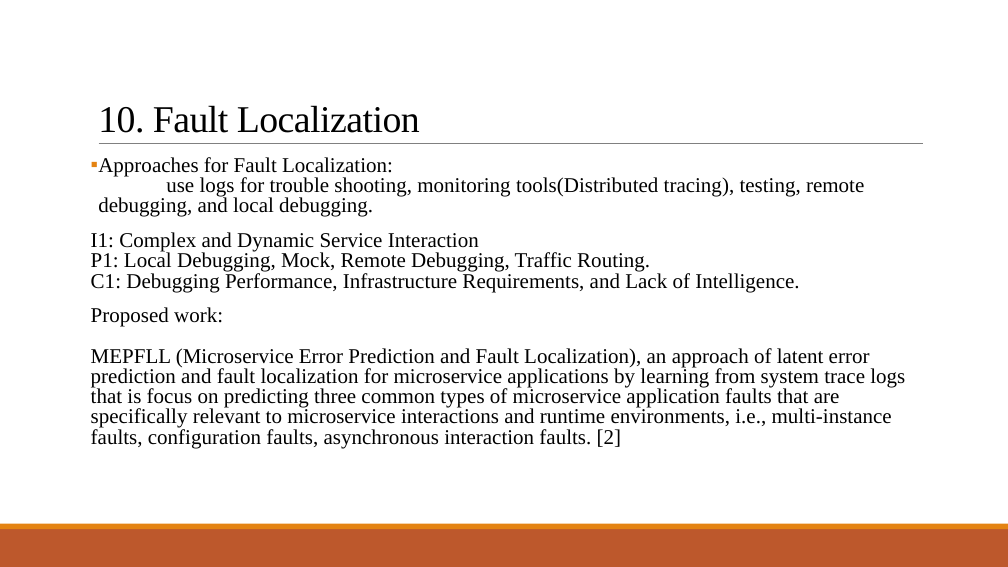
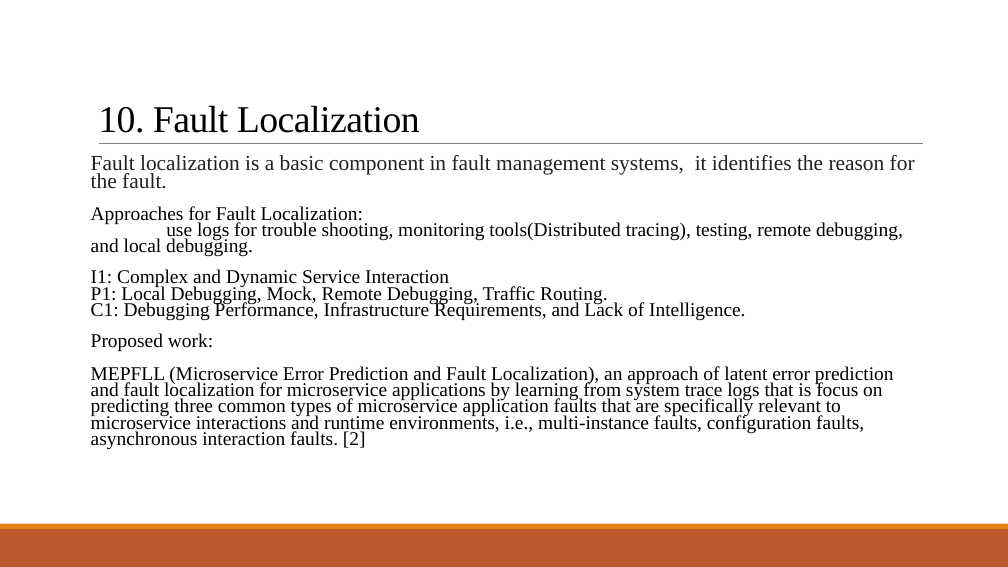
Before and after one commit to Ravishka123/Lectures_And_Talks, a slide deck: slide 30 of An Introduction to Microservices/An Introduction to Microservices.pptx (slide 20 before the commit). Drawn at 1008x567 pixels with LibreOffice and Linux fonts; fonts in the diff are those of the drawing. Boxes give left, top, right and bottom in pixels: in the first picture for what was removed or moved away, otherwise in the second. Text is boxed around its words. In the diff, an @@ line names an element or a change of style, - is before the commit and + after.

```diff
--- a/An Introduction to Microservices/An Introduction to Microservices.pptx
+++ b/An Introduction to Microservices/An Introduction to Microservices.pptx
@@ text at [91,155,915,189]: paragraph added @@
+Fault localization is a basic component in fault management systems, it identifies the reason for the fault.
@@ text at [91,206,903,449]: size 20 to 18.5 pt in "Approaches for Fault Localization: use logs for ...", "I1: Complex and Dynamic Service Interaction P1: ...", "Proposed work: MEPFLL (Microservice Error Prediction and ..."; bullet ▪ to none; line spacing 0.8 to 0.7 @@
```
Also in this commit, not shown: 11 other slides changed, 12 slides added, 1 slide removed, 1 other file.
